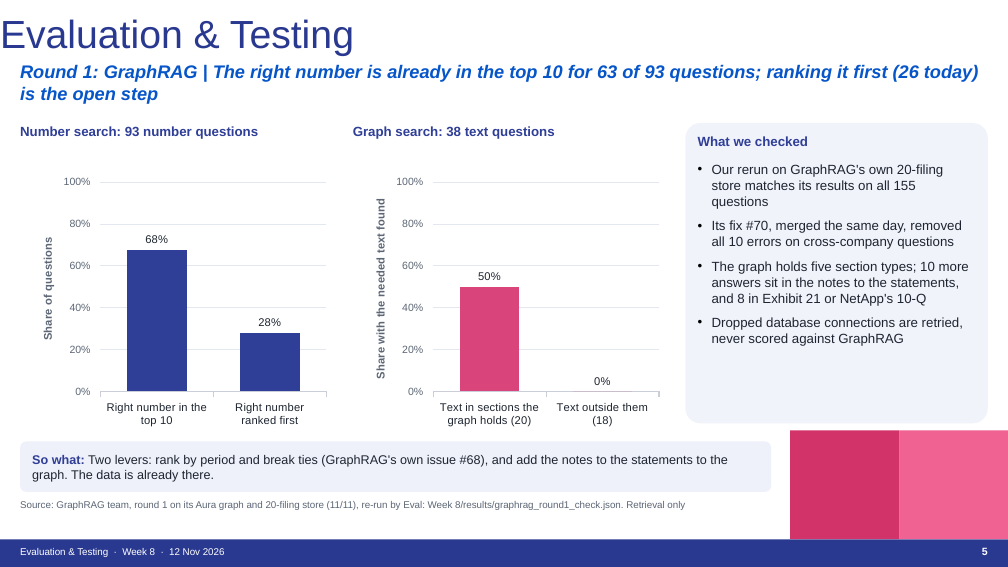
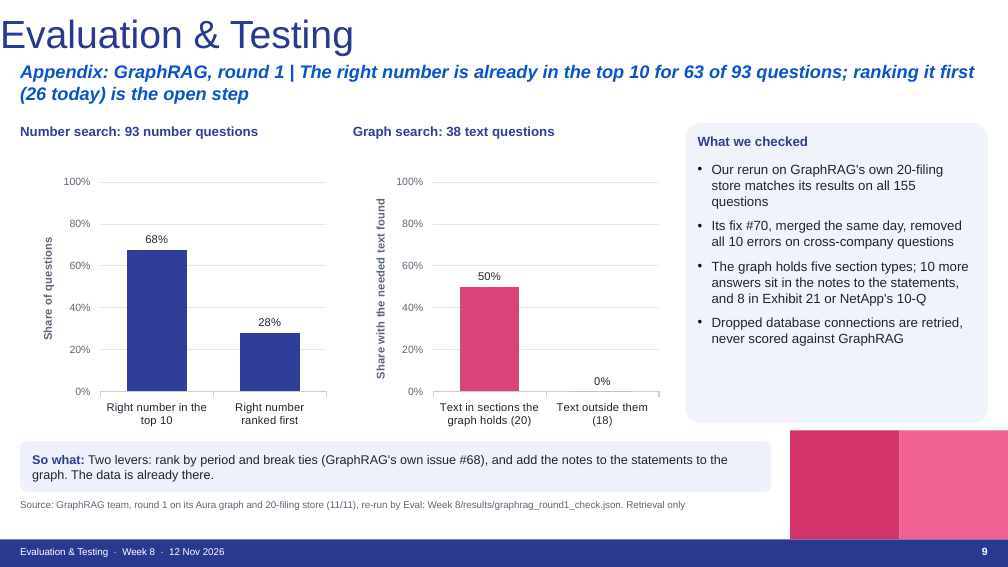
Before and after one commit to thomassong0604-oss/kpmg-eval, a slide deck: slide 9 of Week 8/deck/KPMG_Eval_Week8_11-12.pptx (slide 5 before the commit). Drawn at 1008x567 pixels with LibreOffice and Linux fonts; fonts in the diff are those of the drawing. Boxes give left, top, right and bottom in pixels: in the first picture for what was removed or moved away, otherwise in the second. Text is boxed around its words. In the diff, an @@ line names an element or a change of style, - is before the commit and + after.

```diff
--- a/Week 8/deck/KPMG_Eval_Week8_11-12.pptx
+++ b/Week 8/deck/KPMG_Eval_Week8_11-12.pptx
@@ text at (20, 64, 974, 104): text changed @@
-Round 1: GraphRAG | The right number is already in the top 10 for 63 of 93 questions; ranking it first (26 today) is the open step
+Appendix: GraphRAG, round 1 | The right number is already in the top 10 for 63 of 93 questions; ranking it first (26 today) is the open step
@@ text at (982, 548, 988, 555): text changed @@
-5
+9
```
Also in this commit, not shown: 10 other slides changed, 4 other files.
